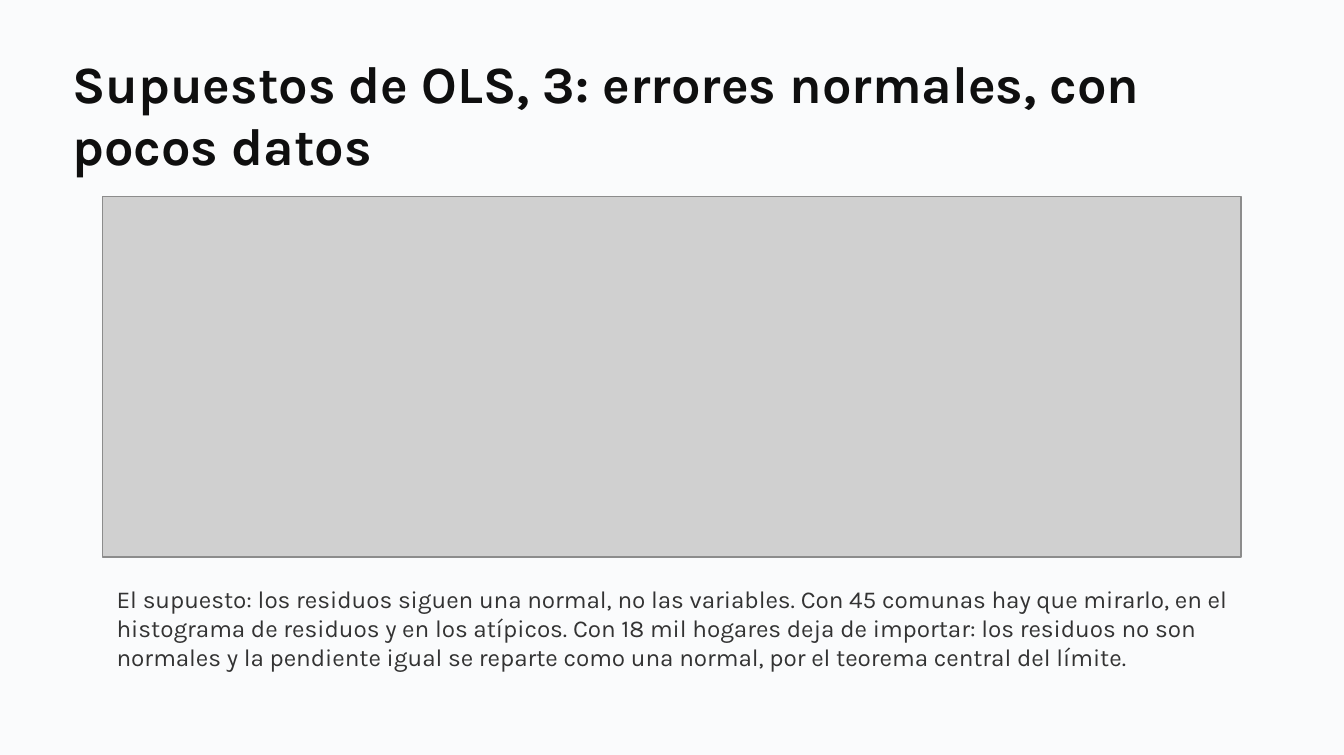
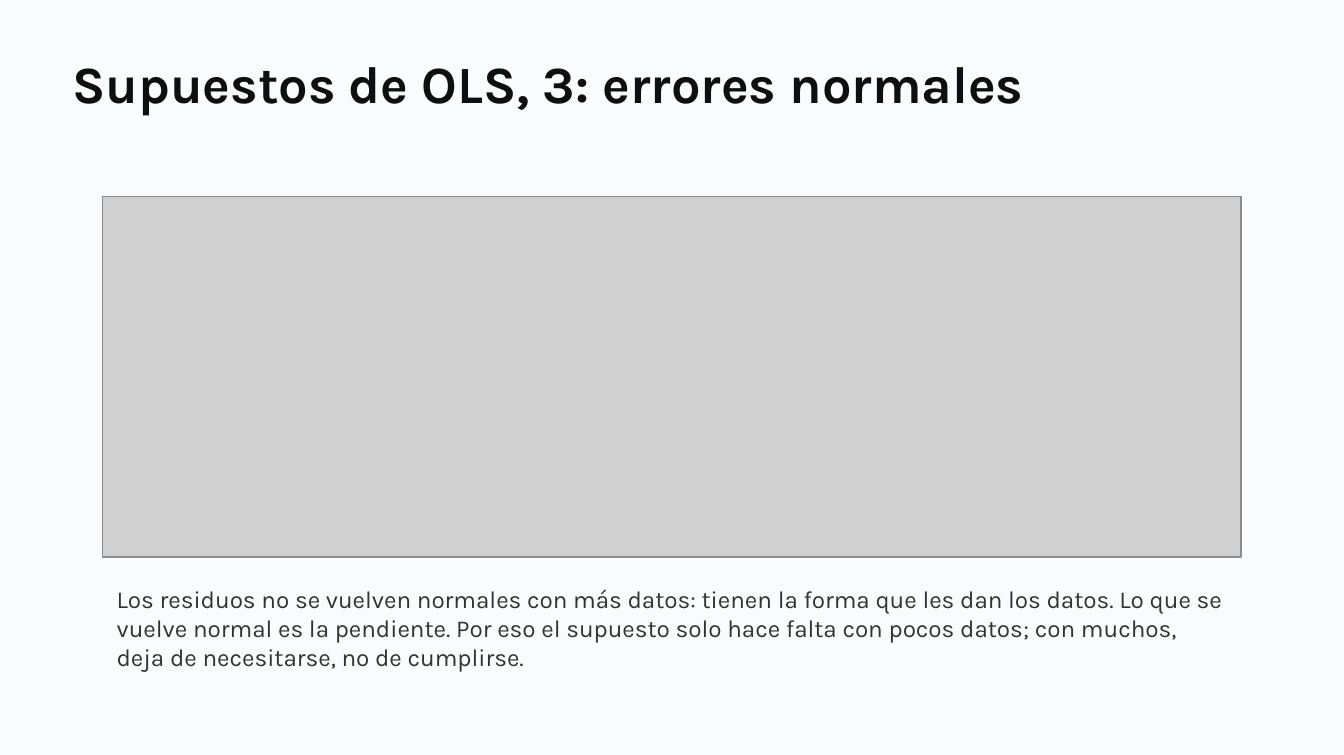
Before and after one commit to daniopitz/diplomado-cdd, a slide deck: slide 45 of presentaciones/clase05_probabilidad_inferencia.pptx. Drawn at 1344x755 pixels with LibreOffice and Linux fonts; fonts in the diff are those of the drawing; grey boxes stand for pictures. Boxes give left, top, right and bottom in pixels: in the first picture for what was removed or moved away, otherwise in the second. Text is boxed around its words. In the diff, an @@ line names an element or a change of style, - is before the commit and + after.

```diff
--- a/presentaciones/clase05_probabilidad_inferencia.pptx
+++ b/presentaciones/clase05_probabilidad_inferencia.pptx
@@ text at bbox=[72, 67, 1024, 115]: text changed @@
-Supuestos de OLS, 3: errores normales, con pocos datos
+Supuestos de OLS, 3: errores normales
@@ text at bbox=[117, 589, 1222, 672]: text changed @@
-El supuesto: los residuos siguen una normal, no las variables. Con 45 comunas hay que mirarlo, en el histograma de residuos y en los atípicos. Con 18 mil hogares deja de importar: los residuos no son normales y la pendiente igual se reparte como una normal, por el teorema central del límite.
+Los residuos no se vuelven normales con más datos: tienen la forma que les dan los datos. Lo que se vuelve normal es la pendiente. Por eso el supuesto solo hace falta con pocos datos; con muchos, deja de necesitarse, no de cumplirse.
```
Also in this commit, not shown: 3 other files.
